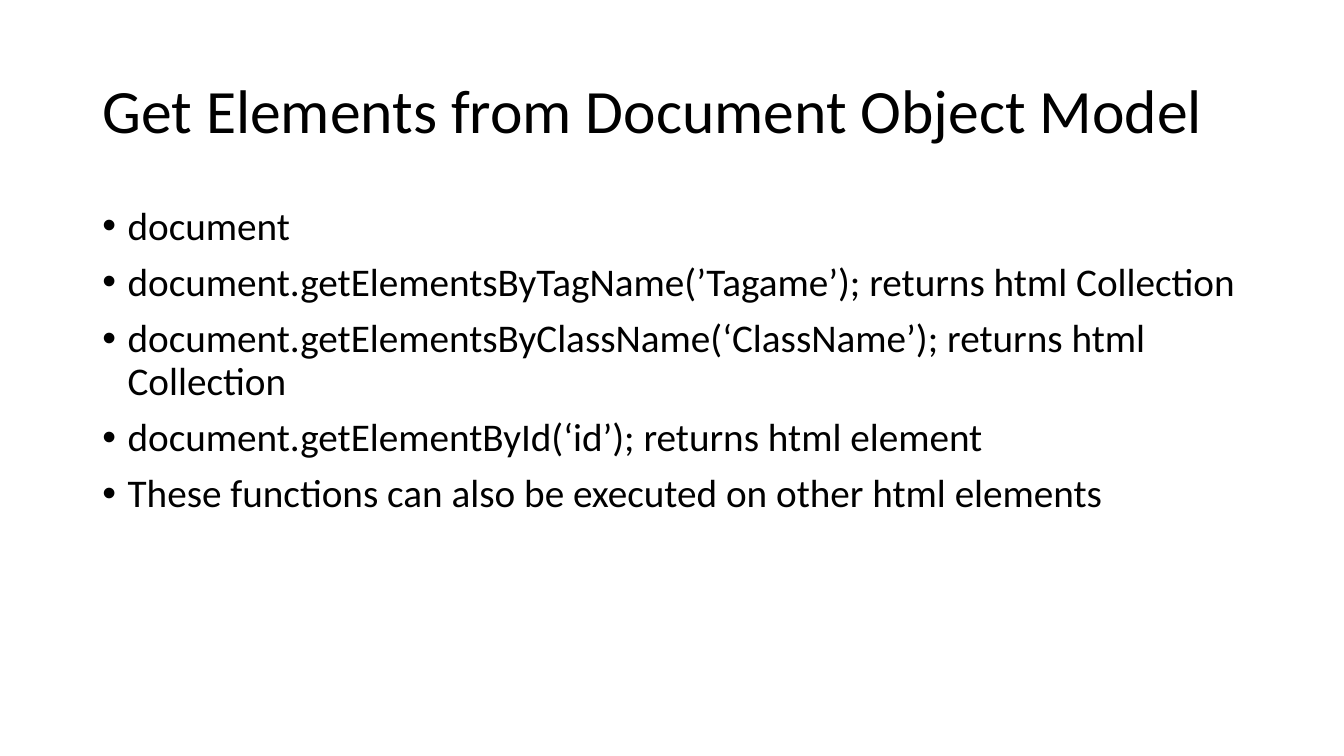
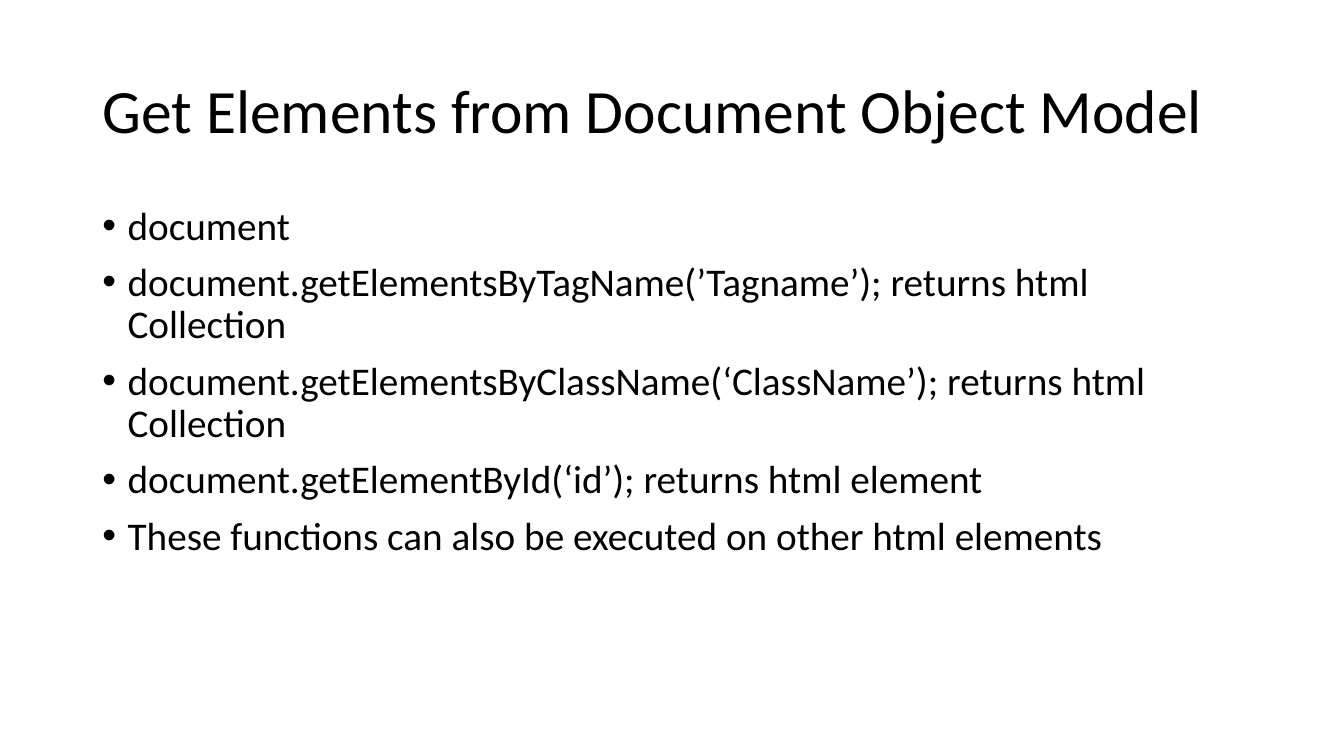
Before and after one commit to martiph/JSTraining_ICT-Campus, a slide deck: slide 12 of JSTraining.pptx. Drawn at 1344x756 pixels with LibreOffice and Linux fonts; fonts in the diff are those of the drawing. Boxes give left, top, right and bottom in pixels: in the first picture for what was removed or moved away, otherwise in the second. Text is boxed around its words. In the diff, an @@ line names an element or a change of style, - is before the commit and + after.

```diff
--- a/JSTraining.pptx
+++ b/JSTraining.pptx
@@ text at (128, 267, 1089, 339): text changed @@
-• document.getElementsByTagName(’Tagame’); returns html Collection
+• document.getElementsByTagName(’Tagname’); returns html Collection
```
Also in this commit, not shown: 2 other slides changed.
